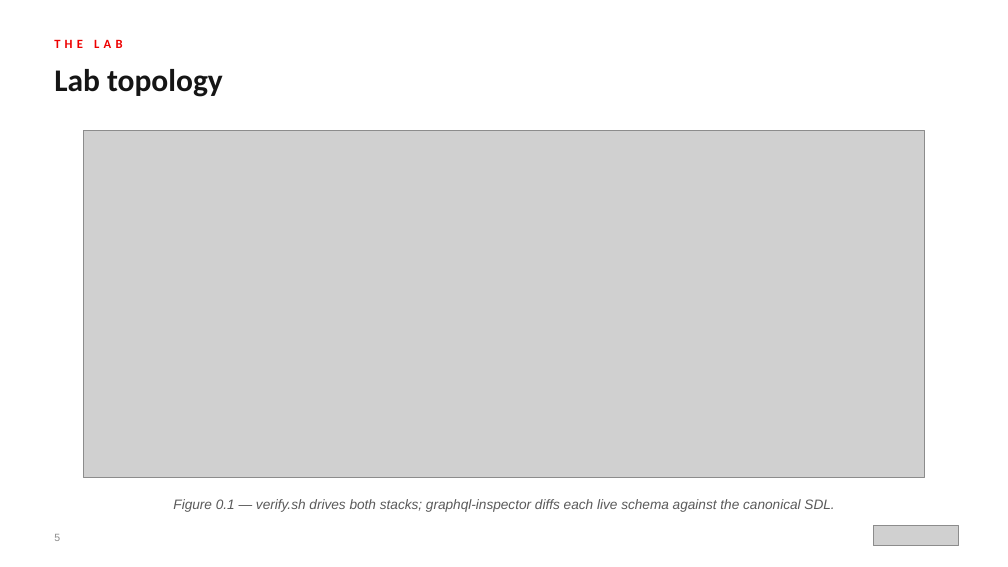
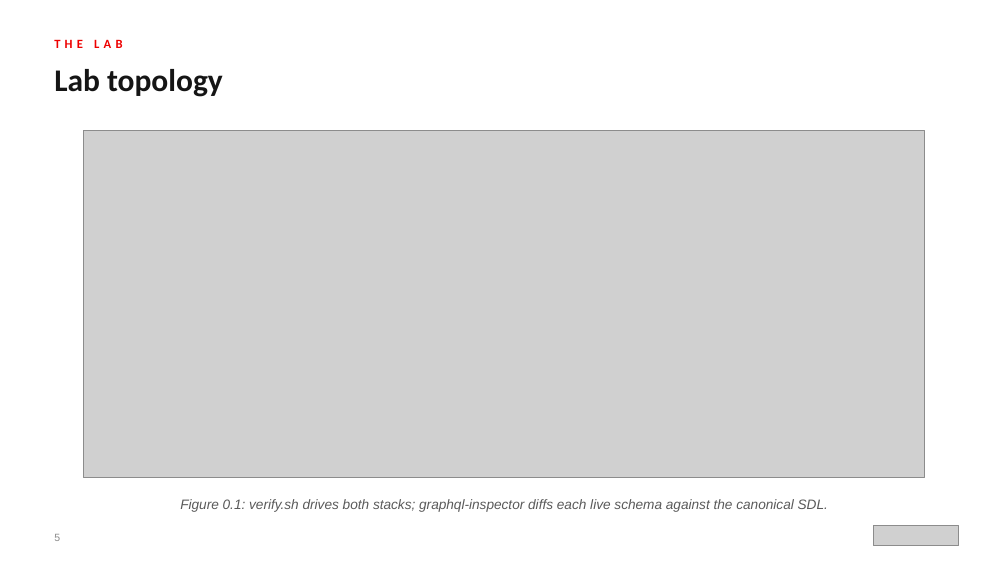
Before and after one commit to patterncatalyst/api-patterns-and-practices-graphql, a slide deck: slide 5 of presentation/api-patterns-graphql-quarkus/api-patterns-graphql-quarkus.pptx. Drawn at 1008x567 pixels with LibreOffice and Linux fonts; fonts in the diff are those of the drawing; grey boxes stand for pictures. Boxes give left, top, right and bottom in pixels: in the first picture for what was removed or moved away, otherwise in the second. Text is boxed around its words. In the diff, an @@ line names an element or a change of style, - is before the commit and + after.

```diff
--- a/presentation/api-patterns-graphql-quarkus/api-patterns-graphql-quarkus.pptx
+++ b/presentation/api-patterns-graphql-quarkus/api-patterns-graphql-quarkus.pptx
@@ text at [180,499,828,512]: text changed @@
-Figure 0.1 — verify.sh drives both stacks; graphql-inspector diffs each live schema against the canonical SDL.
+Figure 0.1: verify.sh drives both stacks; graphql-inspector diffs each live schema against the canonical SDL.
```
Also in this commit, not shown: 13 other slides changed, 5 other files.
